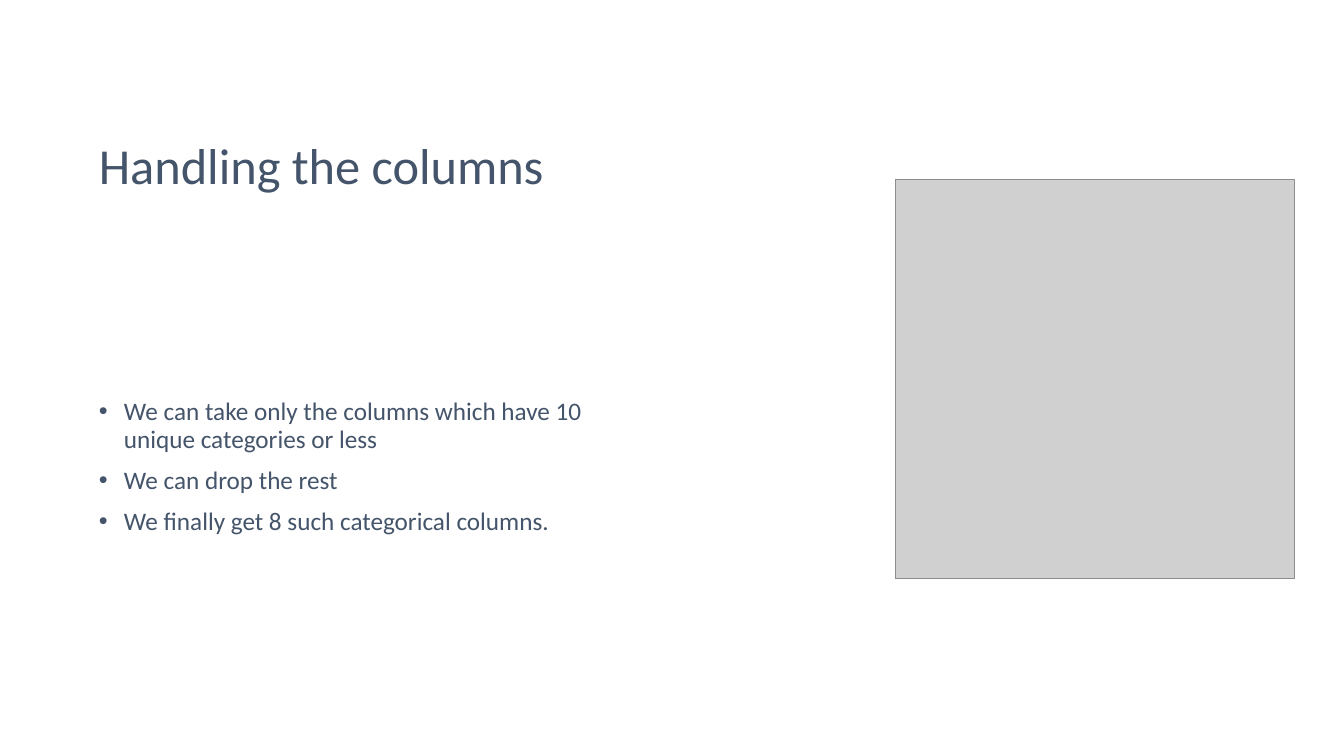
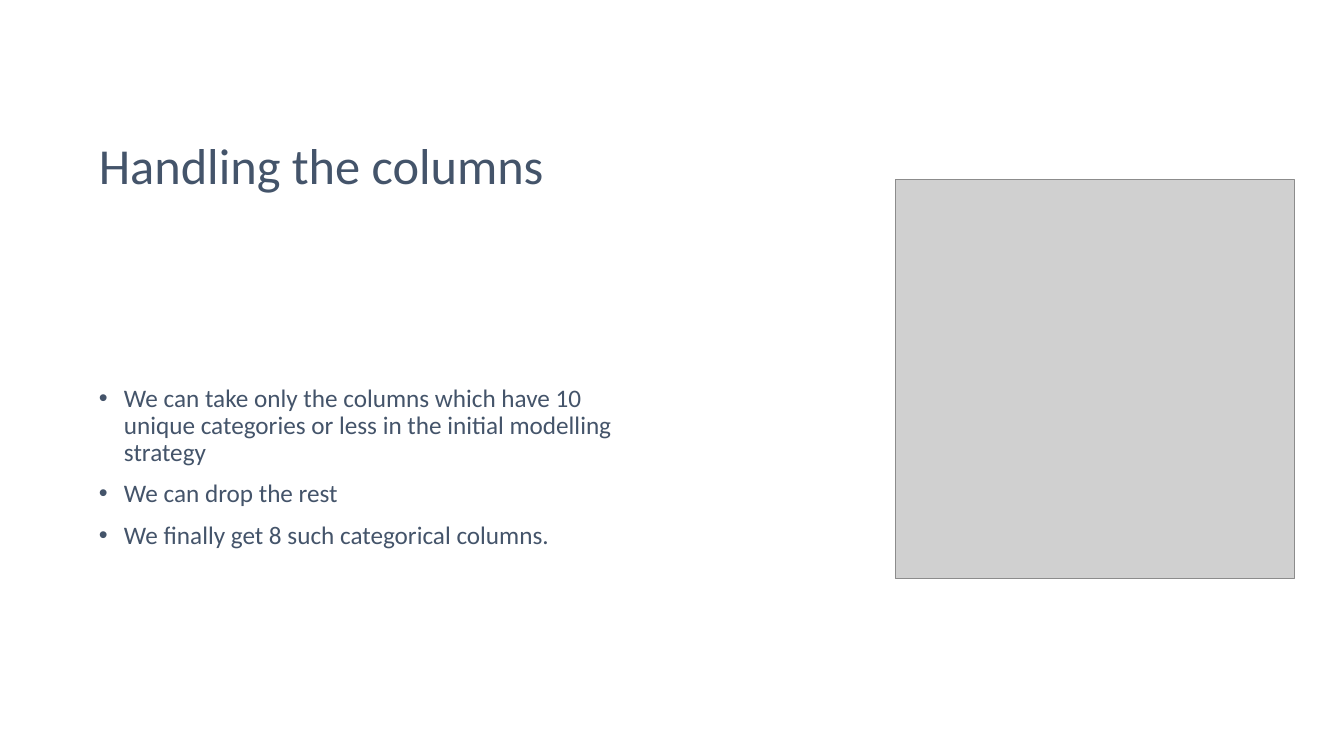
Before and after one commit to harimadhavan2000/P1, a slide deck: slide 8 of GBC_ML1_project_pres.pptx. Drawn at 1344x756 pixels with LibreOffice and Linux fonts; fonts in the diff are those of the drawing; grey boxes stand for pictures. Boxes give left, top, right and bottom in pixels: in the first picture for what was removed or moved away, otherwise in the second. Text is boxed around its words. In the diff, an @@ line names an element or a change of style, - is before the commit and + after.

```diff
--- a/GBC_ML1_project_pres.pptx
+++ b/GBC_ML1_project_pres.pptx
@@ text at (x1=124, y1=389, x2=611, y2=466): text changed @@
-• We can take only the columns which have 10 unique categories or less
+• We can take only the columns which have 10 unique categories or less in the initial modelling strategy
```
Also in this commit, not shown: 3 other slides changed, 6 slides added, 1 slide removed.
